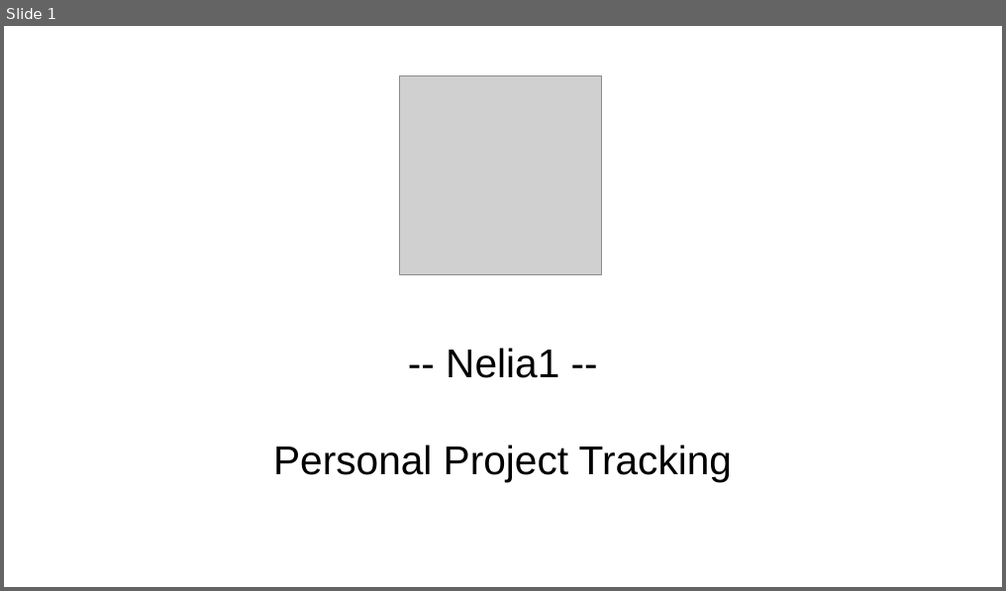
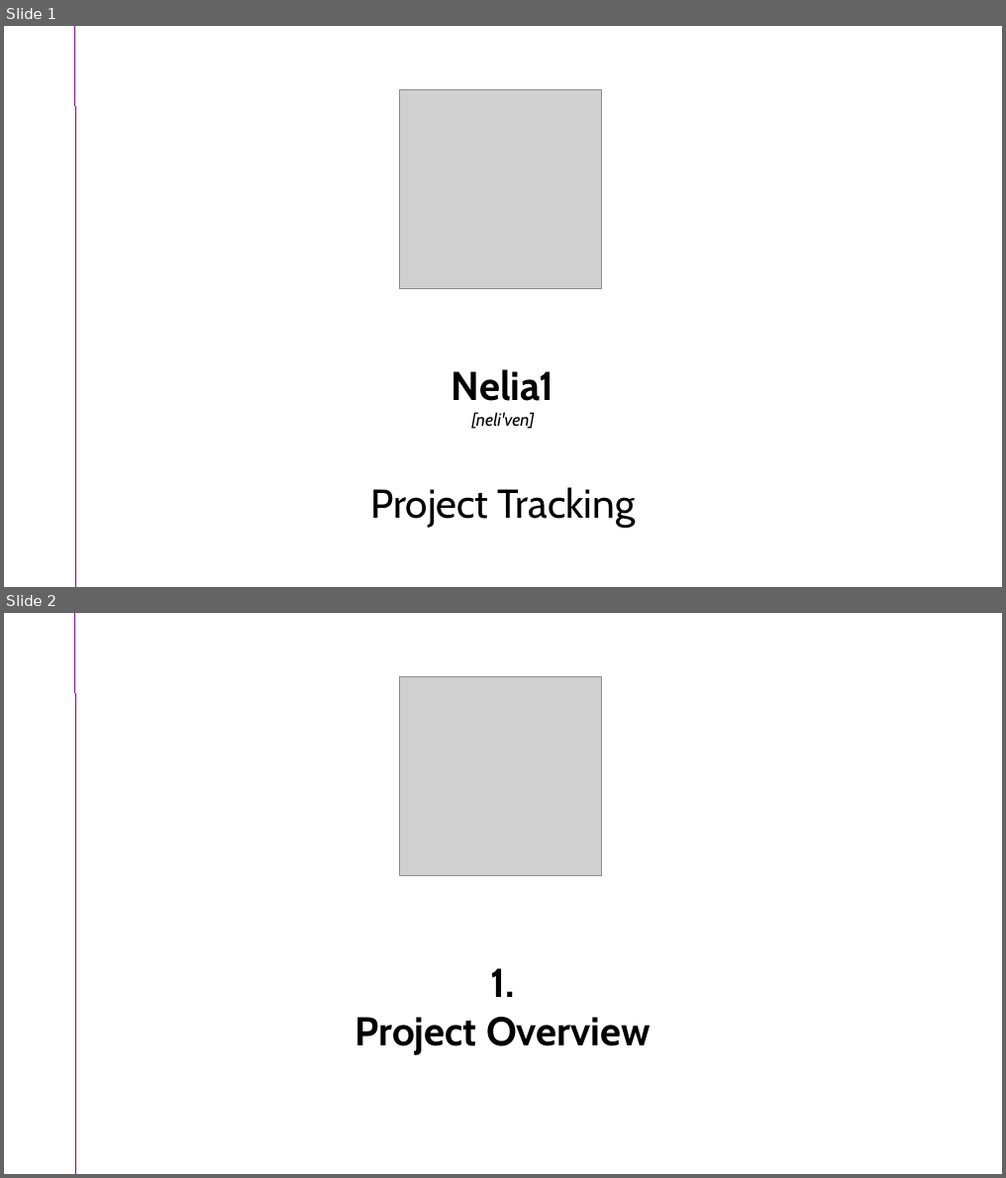
Before and after one commit to skriticos/nelia1, a slide deck: video/nelia1-presentation.odp. Shown one above the other, each under a label of ours: slide 1 before the commit, slides 1 and 2 after it. The pictures are 1006x591 and 1006x1178 pixels, drawn with LibreOffice and Linux fonts; fonts in the diff are those of the drawing; grey boxes stand for pictures. Boxes give left, top, right and bottom in pixels: in the first picture for what was removed or moved away, otherwise in the second. Text is boxed around its words. In the diff, an @@ line names an element or a change of style, - is before the commit and + after.

```diff
--- a/video/nelia1-presentation.odp
+++ b/video/nelia1-presentation.odp
@@ slide 2 added at <box>4,613,1002,1174</box>, background #FFFFFF @@
@@ line added from (75, 613) to (75, 1174), #74108C 0 pt @@
@@ picture added at <box>400,677,602,876</box> @@
@@ subtitle added at <box>355,968,650,1056</box>, 32 pt, text #000000, bold @@
+1.
+Project Overview
@@ slide 1 changed as well @@
@@ line added from (75, 26) to (75, 587), #74108C 0 pt @@
@@ picture: place and size @@
-picture at <box>400,76,602,275</box>
+picture at <box>400,90,602,289</box>
@@ subtitle at <box>370,370,636,527</box>: text changed; font Arial to Cabin @@
--- Nelia1 --
-Personal Project Tracking
+Nelia1
+[neli'ven]
+Project Tracking
```
Also in this commit, not shown: 2 other slides changed, 12 other slides added, 5 slides removed.
